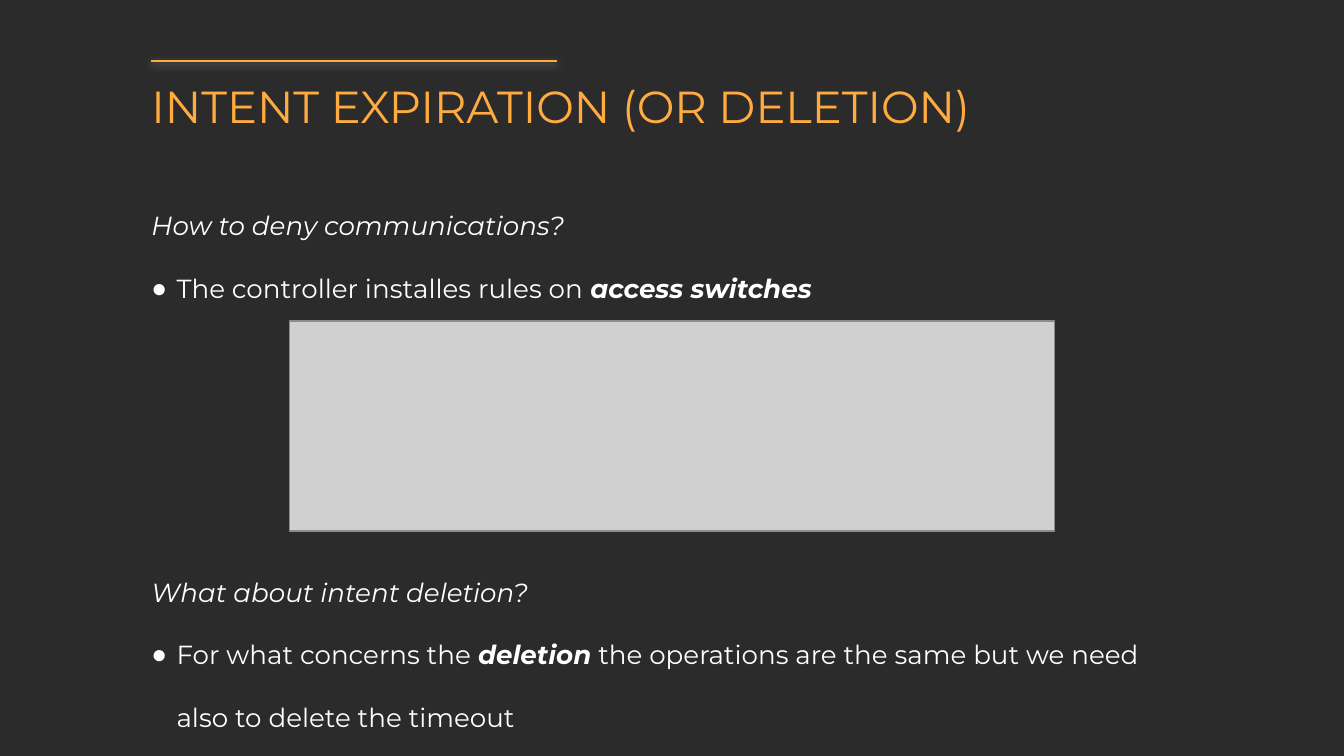
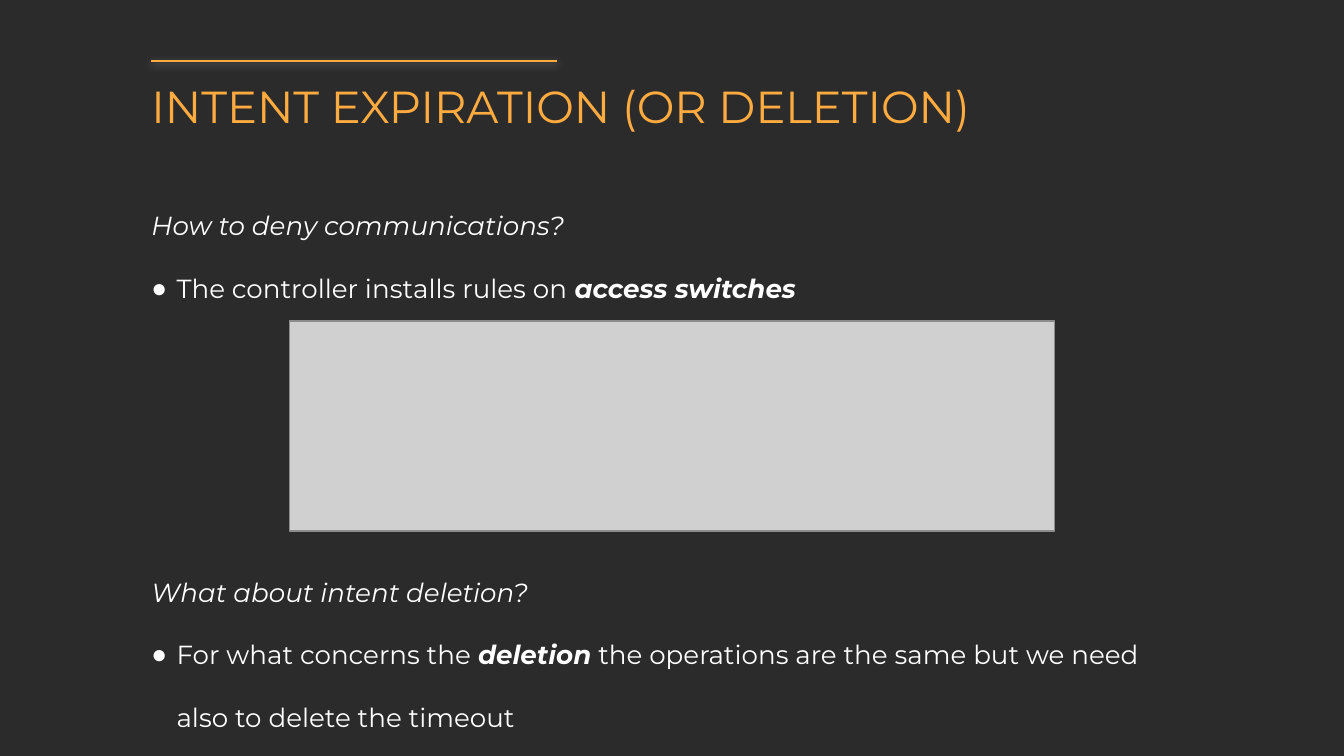
Before and after one commit to fraie98/IntentBasedApplication, a slide deck: slide 6 of documentation/pres_first_part.pptx. Drawn at 1344x756 pixels with LibreOffice and Linux fonts; fonts in the diff are those of the drawing; grey boxes stand for pictures; background and template pictures are left out; a plain dark background stands for a picture behind light text. Boxes give left, top, right and bottom in pixels: in the first picture for what was removed or moved away, otherwise in the second. Text is boxed around its words. In the diff, an @@ line names an element or a change of style, - is before the commit and + after.

```diff
--- a/documentation/pres_first_part.pptx
+++ b/documentation/pres_first_part.pptx
@@ text at [177,277,796,298]: text changed @@
-● The controller installes rules on access switches
+● The controller installs rules on access switches
```
Also in this commit, not shown: 1 other slide changed.
